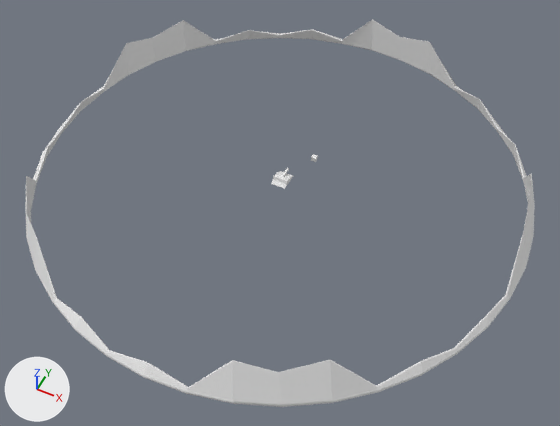
A saved change to the OBJ model scene.obj.
Before and after are seen from a 50 mm lens placed at (1.3, -2.6, 2.99), pointed at (0.07, -0.15, -0.08). Every picture has the same lights, and +X, +Y and +Z are marked at lower left. Where no turn or scale is listed for an object, it has been applied to the vertices.
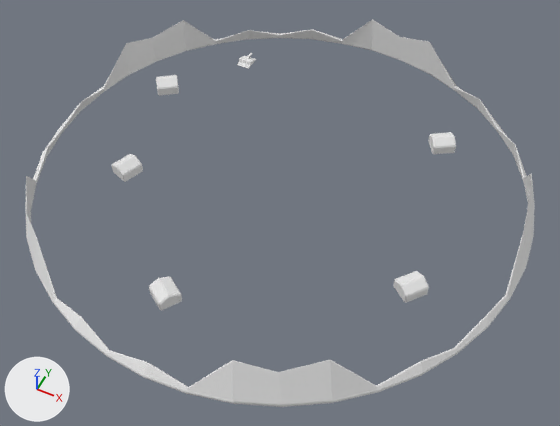
Where the change shows, as pixel boxes (x1, y1, x2, y2) in the pictures (560 x 426 px):
'house.000', added
    after: (393, 271, 429, 303)
    faces in mat_base_1 (white #e7e7e7): (393, 271, 428, 303)
    faces in mat_edges (white #e7e7e7): (395, 271, 429, 303)
'house.001', added
    after: (149, 277, 182, 311)
    faces in mat_base_001 (white #e7e7e7): (149, 277, 182, 310)
    faces in mat_edges_001 (white #e7e7e7): (149, 277, 182, 311)
'house.004', added
    after: (112, 154, 143, 182)
    faces in mat_base_004 (white #e7e7e7): (112, 154, 143, 181)
'house.003', added
    after: (428, 132, 456, 154)
    faces in mat_base_003 (white #e7e7e7): (428, 132, 455, 154)
'house.002', added
    after: (156, 75, 179, 96)
    faces in mat_base_002 (white #e7e7e7): (157, 75, 179, 95)
'Cube', deleted
    before: (271, 168, 293, 189)
    faces in mat_base (white #e7e7e7): (271, 168, 293, 188)
'enemy_tank', added
    after: (237, 53, 256, 69)
    faces in mat_base (white #e7e7e7): (237, 53, 255, 68)
'Cube.001', deleted
    before: (311, 154, 318, 162)

What changed in the scene script:
```text
Remove ob_cube:
    ob_cube = bpy.data.objects.new('Cube', me_cube)
Remove ob_cube_001:
    ob_cube_001 = bpy.data.objects.new('Cube.001', me_cube_001)
Add ob_house_004:
    ob_house_004 = bpy.data.objects.new('house.004', me_house_004)  # 30 vertices, 32 faces; spans x -0.854..-0.707, y -0.371..-0.216, z -0.025..0.057; in mat_base_004 (white #e7e7e7), mat_edges_004 (white #e7e7e7)
    ob_house_004.location = (0.0, 0.0, 0.0)
Add ob_house_003:
    ob_house_003 = bpy.data.objects.new('house.003', me_house_003)  # 30 vertices, 32 faces; spans x 0.603..0.765, y 0.577..0.735, z -0.025..0.057; in mat_base_003 (white #e7e7e7), mat_edges_003 (white #e7e7e7)
    ob_house_003.location = (0.0, 0.0, 0.0)
Add ob_house_002:
    ob_house_002 = bpy.data.objects.new('house.002', me_house_002)  # 30 vertices, 32 faces; spans x -1.042..-0.879, y 0.324..0.484, z -0.025..0.057; in mat_base_002 (white #e7e7e7), mat_edges_002 (white #e7e7e7)
    ob_house_002.location = (0.0, 0.0, 0.0)
Add ob_house_001:
    ob_house_001 = bpy.data.objects.new('house.001', me_house_001)  # 30 vertices, 32 faces; spans x -0.229..-0.066, y -0.992..-0.833, z -0.025..0.057; in mat_base_001 (white #e7e7e7), mat_edges_001 (white #e7e7e7)
    ob_house_001.location = (0.0, 0.0, 0.0)
Add ob_house_000:
    ob_house_000 = bpy.data.objects.new('house.000', me_house_000)  # 30 vertices, 32 faces; spans x 0.792..0.953, y -0.44..-0.276, z -0.025..0.057; in mat_base_1 (white #e7e7e7), mat_edges (white #e7e7e7)
    ob_house_000.location = (0.0, 0.0, 0.0)
Add ob_enemy_tank:
    ob_enemy_tank = bpy.data.objects.new('enemy_tank', me_enemy_tank)  # 76 vertices, 81 faces; spans x -0.6933..-0.611, y 0.7847..0.9097, z -0.0246..0.0178; in mat_base (white #e7e7e7), mat_green (white #e7e7e7)
    ob_enemy_tank.location = (0.0, 0.0, 0.0)
```
